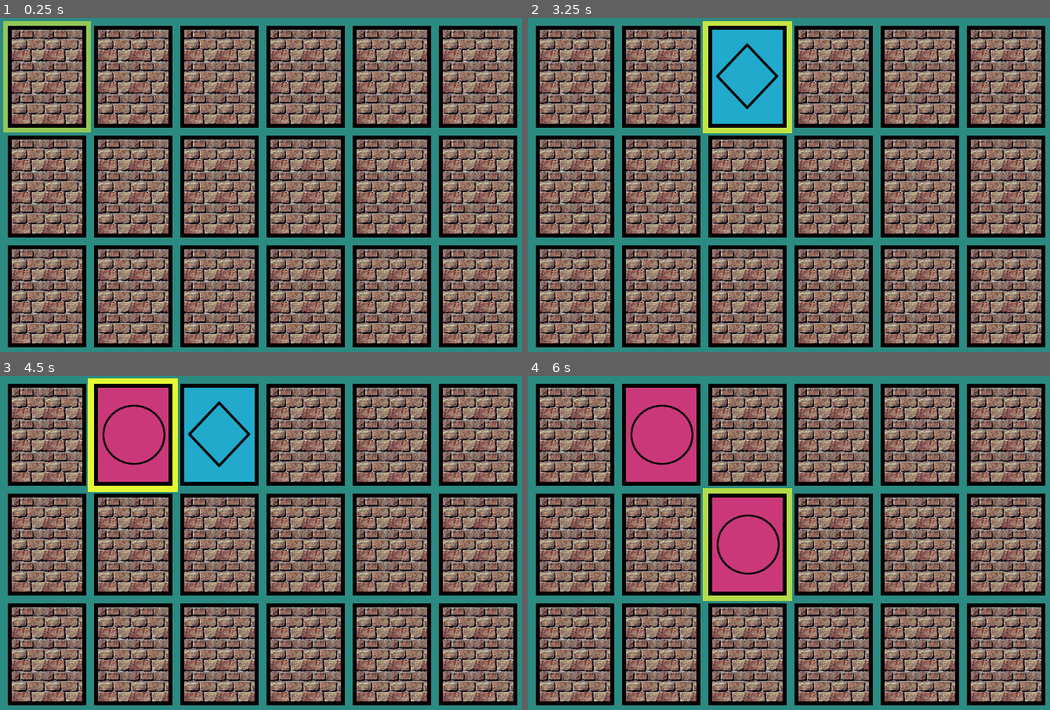
Above: before the commit, frames 1-4 (two rows, left to right).
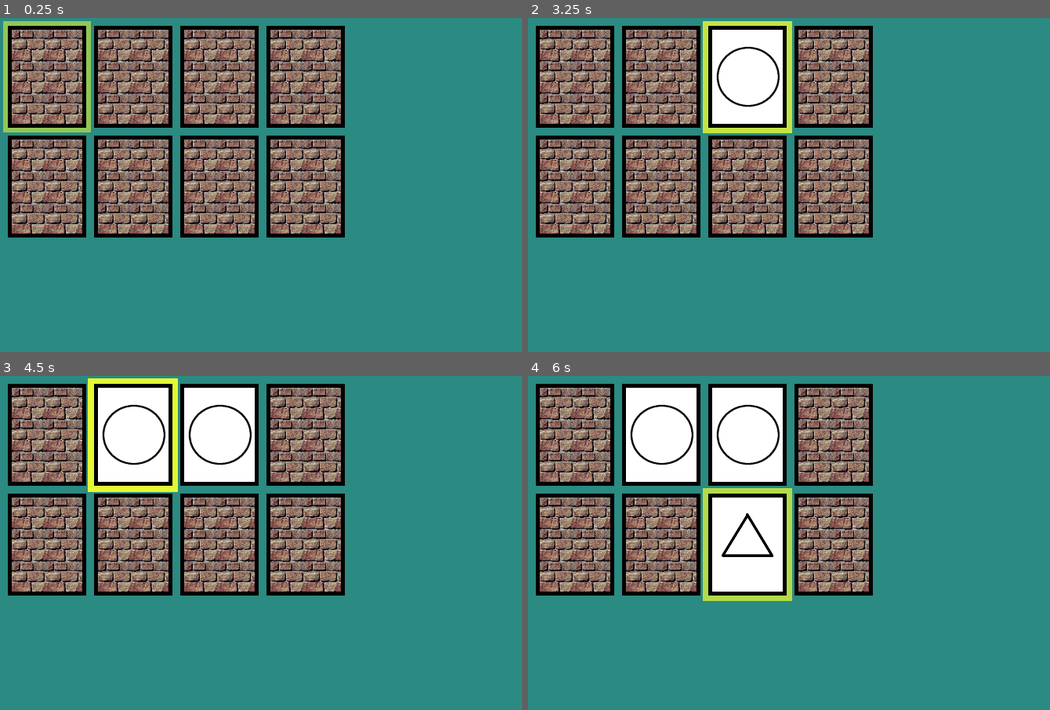
Above: after the commit, the same moments.

Repository: KapFlagon/Memory-Fun
Game: Godot game, scene res://src/screens/TestGameScreen.tscn
The game is run twice, just before and just after one commit, with the same random seed, the same clock (stepped at 60 frames per second) and the same inputs.
Inputs (mouse positions are in pixels of both pictures, inside the frame that each line leads up to):
- Up to frame 1 (0.25 s): no input
- Up to frame 2 (3.25 s): tap Enter (ui_accept) at 0.5, 0.77, 1.25, 1.52, 3.02 s; move the mouse to (976, 188) at 0.52 s; hold Right (ui_right) 0.53-1.28 s; click (976, 188) at 0.67 s; move the mouse to (715, 225) at 1.27 s; hold Down (ui_down) 1.28-2.03 s; move the mouse to (903, 124) at 2.02 s; hold Right (ui_right) 2.03-2.78 s; move the mouse to (809, 281) at 2.77 s; hold Up (ui_up) from 2.78 s (still down); click (809, 281) at 2.92 s
- Up to frame 3 (4.5 s): move the mouse to (501, 619) at 3.52 s; release Up (ui_up) at 3.53 s; hold Left (ui_left) from 3.53 s (still down); tap Enter (ui_accept) at 3.77 s; move the mouse to (125, 506) at 4.27 s
- Up to frame 4 (6 s): tap Enter (ui_accept) at 4.52, 5.75 s; move the mouse to (872, 563) at 5.02 s; release Left (ui_left) at 5.03 s; hold Down (ui_down) 5.03-5.78 s; click (872, 563) at 5.17 s; move the mouse to (747, 469) at 5.77 s; hold Right (ui_right) from 5.78 s (still down)

The runs differ from the first frame. In frame 1, 46% of the frame differs, in the area x 1-100%, y 2-99%; in frame 2, 50%; in frame 3, 53%; in frame 4, 57%.

Commit message:
Added basic logic for the menus. Added autoload scene to store user selections.

Diff:
--- a/project.godot
+++ b/project.godot
@@ -24,6 +24,10 @@
 run/main_scene="res://src/screens/TestGameScreen.tscn"
 config/icon="res://icon.png"
 
+[autoload]
+
+PlayerData="*res://src/autoload/PlayerData.tscn"
+
 [display]
 
 window/size/width=800
--- /dev/null
+++ b/src/autoload/PlayerData.gd
@@ -0,0 +1,29 @@
+extends Node
+
+var difficulty := 0 setget set_difficulty, get_difficulty
+var grid_size := 8 setget set_grid_size, get_grid_size
+var game_time := 0 setget set_game_time, get_game_time
+
+
+func set_difficulty(new_difficulty: int) -> void:
+	difficulty = new_difficulty
+
+
+func get_difficulty():
+	return difficulty
+
+
+func set_grid_size(new_grid_size) -> void:
+	grid_size = new_grid_size
+
+
+func get_grid_size():
+	return grid_size
+
+
+func set_game_time(new_game_time) -> void:
+	game_time = new_game_time
+
+
+func get_game_time():
+	return game_time
--- /dev/null
+++ b/src/autoload/PlayerData.tscn
@@ -0,0 +1,6 @@
+[gd_scene load_steps=2 format=2]
+
+[ext_resource path="res://src/autoload/PlayerData.gd" type="Script" id=1]
+
+[node name="PlayerData" type="Node"]
+script = ExtResource( 1 )
--- a/src/entities/game_objects/GridManager.gd
+++ b/src/entities/game_objects/GridManager.gd
@@ -14,7 +14,7 @@
 export var item_height: int
 export var item_padding_x: int
 export var item_padding_y: int
-export var selected_difficulty: int
+var selected_difficulty: int
 
 var game_state = null
 var card_grid = []
@@ -26,6 +26,8 @@
 # Called when the node enters the scene tree for the first time.
 func _ready() -> void:
 	game_state = e_game_state.NEW
+	selected_difficulty = PlayerData.get_difficulty()
+	parse_grid_size()
 	card_grid = create_2D_array()
 	var card_1D_array = generate_cards()
 	card_1D_array = shuffle_cards(card_1D_array, 2)
@@ -249,3 +251,21 @@
 	elif game_state == e_game_state.WAITING:
 		# No input allowed
 		pass
+
+func parse_grid_size() -> void:
+	match PlayerData.get_grid_size():
+		8:
+			columns = 4
+			rows = 2
+		12:
+			columns = 4
+			rows = 3
+		16:
+			columns = 4
+			rows = 4
+		20:
+			columns = 4
+			rows = 5
+		24:
+			columns = 4
+			rows = 6
--- a/src/screens/DifficultySelectionScreen.gd
+++ b/src/screens/DifficultySelectionScreen.gd
@@ -4,7 +4,7 @@
 # Declare member variables here. Examples:
 # var a: int = 2
 # var b: String = "text"
-enum E_Difficulty {EASY, MEDIUM, HARD}
+enum e_difficulty {EASY, MEDIUM, HARD}
 
 
 # Called when the node enters the scene tree for the first time.
@@ -21,17 +21,14 @@
 func _on_BackButton_button_up() -> void:
 	get_tree().change_scene("res://src/screens/StartScreen.tscn")
 
-func setDifficulty(difficultyVar) -> void:
-	# code here to pass selected difficulty to a config file or something
+func next_scene() -> void:
 	get_tree().change_scene("res://src/screens/GridSelectionScreen.tscn")
 
 func _difficulty_button_pressed(button):
 	if button.name == "EasyDifButton":
-		#print(button.name)
-		setDifficulty(E_Difficulty.EASY)
+		PlayerData.set_difficulty(e_difficulty.EASY)
 	elif button.name == "MedDifButton":
-		#print(button.name)
-		setDifficulty(E_Difficulty.MEDIUM)
+		PlayerData.set_difficulty(e_difficulty.MEDIUM)
 	else:
-		#print(button.name)
-		setDifficulty(E_Difficulty.HARD)
+		PlayerData.set_difficulty(e_difficulty.HARD)
+	next_scene()
--- /dev/null
+++ b/src/screens/GridSelectionScreen.gd
@@ -0,0 +1,47 @@
+extends Control
+
+
+# Declare member variables here. Examples:
+# var a: int = 2
+# var b: String = "text"
+
+
+# Called when the node enters the scene tree for the first time.
+func _ready() -> void:
+	for button in get_tree().get_nodes_in_group("GridSelectGroup"):
+		button.connect("button_up", self, "_grid_button_pressed", [button])
+	#pass # Replace with function body.
+
+
+# Called every frame. 'delta' is the elapsed time since the previous frame.
+#func _process(delta: float) -> void:
+#	pass
+
+
+func _on_BackButton_button_up() -> void:
+	get_tree().change_scene("res://src/screens/DifficultySelectionScreen.tscn")
+
+
+func _grid_button_pressed(button):
+	if button.name == "8TileGridButton":
+		print("8")
+		PlayerData.set_grid_size(8)
+	elif button.name == "12TileGridButton":
+		print("12")
+		PlayerData.set_grid_size(12)
+	elif button.name == "16TileGridButton":
+		print("16")
+		PlayerData.set_grid_size(16)
+	elif button.name == "20TileGridButton":
+		print("20")
+		PlayerData.set_grid_size(20)
+	elif button.name == "24TileGridButton":
+		print("24")
+		PlayerData.set_grid_size(24)
+	else:
+		print("custom")
+		# New scene for specifying custom grid
+	next_scene()
+
+func next_scene() -> void:
+	get_tree().change_scene("res://src/screens/TestGameScreen.tscn")
--- a/src/screens/GridSelectionScreen.tscn
+++ b/src/screens/GridSelectionScreen.tscn
@@ -55,34 +55,44 @@
 "_edit_use_anchors_": false
 }
 
-[node name="8TileGridButton" type="Button" parent="VBox_GridSelection/GridContainer"]
+[node name="8TileGridButton" type="Button" parent="VBox_GridSelection/GridContainer" groups=[
+"GridSelectGroup",
+]]
 margin_right = 189.0
 margin_bottom = 51.0
 size_flags_horizontal = 3
 text = "8"
 
-[node name="12TileGridButton" type="Button" parent="VBox_GridSelection/GridContainer"]
+[node name="12TileGridButton" type="Button" parent="VBox_GridSelection/GridContainer" groups=[
+"GridSelectGroup",
+]]
 margin_left = 193.0
 margin_right = 382.0
 margin_bottom = 51.0
 size_flags_horizontal = 3
 text = "12"
 
-[node name="16TileGridButton" type="Button" parent="VBox_GridSelection/GridContainer"]
+[node name="16TileGridButton" type="Button" parent="VBox_GridSelection/GridContainer" groups=[
+"GridSelectGroup",
+]]
 margin_left = 386.0
 margin_right = 575.0
 margin_bottom = 51.0
 size_flags_horizontal = 3
 text = "16"
 
-[node name="20TileGridButton" type="Button" parent="VBox_GridSelection/GridContainer"]
+[node name="20TileGridButton" type="Button" parent="VBox_GridSelection/GridContainer" groups=[
+"GridSelectGroup",
+]]
 margin_top = 55.0
 margin_right = 189.0
 margin_bottom = 106.0
 size_flags_horizontal = 3
 text = "20"
 
-[node name="24TileGridButton" type="Button" parent="VBox_GridSelection/GridContainer"]
+[node name="24TileGridButton" type="Button" parent="VBox_GridSelection/GridContainer" groups=[
+"GridSelectGroup",
+]]
 margin_left = 193.0
 margin_top = 55.0
 margin_right = 382.0
@@ -90,7 +100,10 @@
 size_flags_horizontal = 3
 text = "24"
 
-[node name="CustomTileGridButton" type="Button" parent="VBox_GridSelection/GridContainer"]
+[node name="CustomTileGridButton" type="Button" parent="VBox_GridSelection/GridContainer" groups=[
+"GridSelectGroup",
+]]
+visible = false
 margin_left = 386.0
 margin_top = 55.0
 margin_right = 575.0
--- a/src/screens/TestGameScreen.tscn
+++ b/src/screens/TestGameScreen.tscn
@@ -21,4 +21,3 @@
 item_height = 130
 item_padding_x = 10
 item_padding_y = 10
-selected_difficulty = 2
